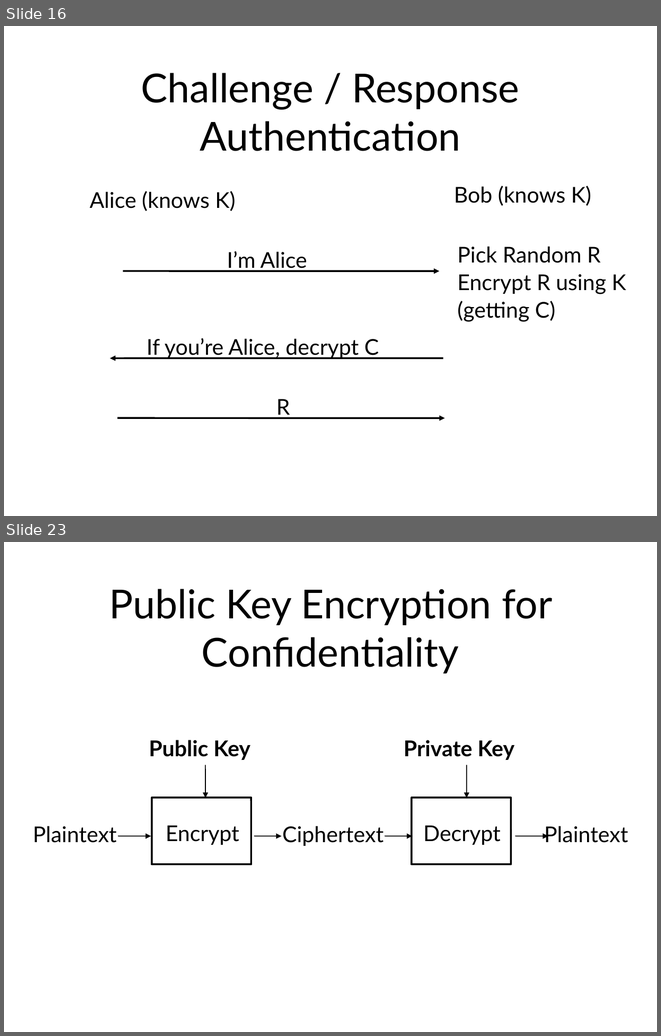
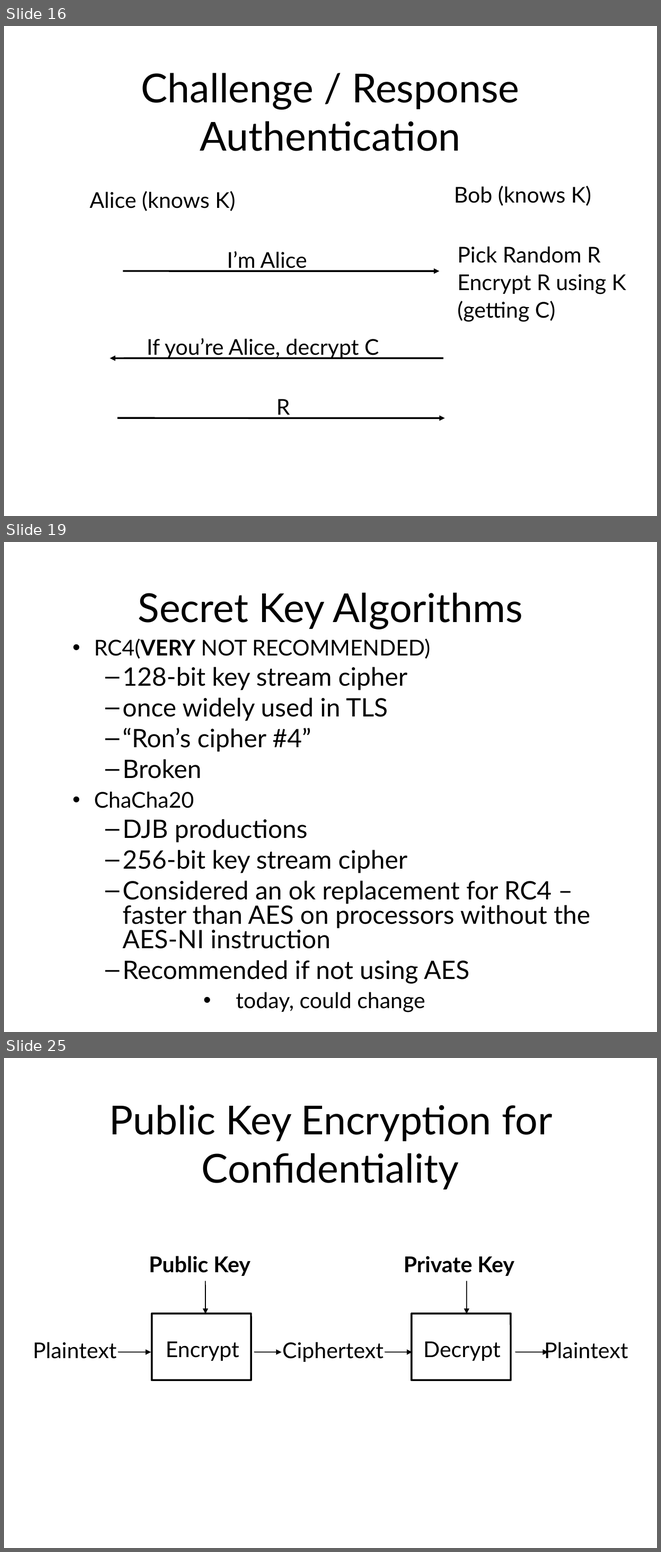
Before and after one commit to sftcd/cs7053, a slide deck: 2016lectures/03-crypto.ppt. Shown one above the other, each under a label of ours: slides 16 and 23 before the commit, slides 16, 19 and 25 after it; the slides between them are not shown. The pictures are 661x1036 and 661x1552 pixels, drawn with LibreOffice and Linux fonts; fonts in the diff are those of the drawing. Boxes give left, top, right and bottom in pixels: in the first picture for what was removed or moved away, otherwise in the second. Text is boxed around its words. In the diff, an @@ line names an element or a change of style, - is before the commit and + after.

```diff
--- a/2016lectures/03-crypto.ppt
+++ b/2016lectures/03-crypto.ppt
@@ slide 19 added at (4,542,657,1032), background #FFFFFF @@
@@ title added at (138,592,523,629), 44 pt, text #000000 @@
+Secret Key Algorithms
@@ text added at (94,638,590,1012), 28 pt, text #000000 @@
+• RC4(VERY NOT RECOMMENDED)
+  – 128-bit key stream cipher
+  – once widely used in TLS
+  – “Ron’s cipher #4”
+  – Broken
+• ChaCha20
+  – DJB productions
+  – 256-bit key stream cipher
+  – Considered an ok replacement for RC4 – faster than AES on processors without the AES-NI instruction
+  – Recommended if not using AES
+    • today, could change
@@ what was slide 23 is now slide 25 @@
```
Also in this commit, not shown: 60 slides changed, 3 other slides added, 2 other files.
